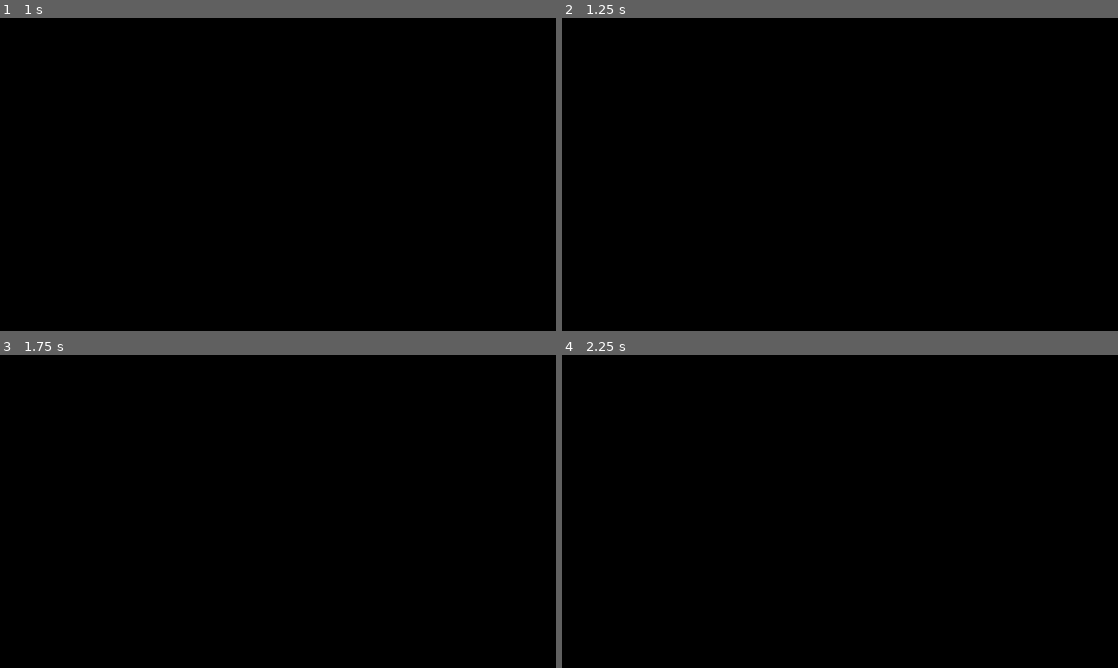
Above: before the commit, frames 1-4 (two rows, left to right).
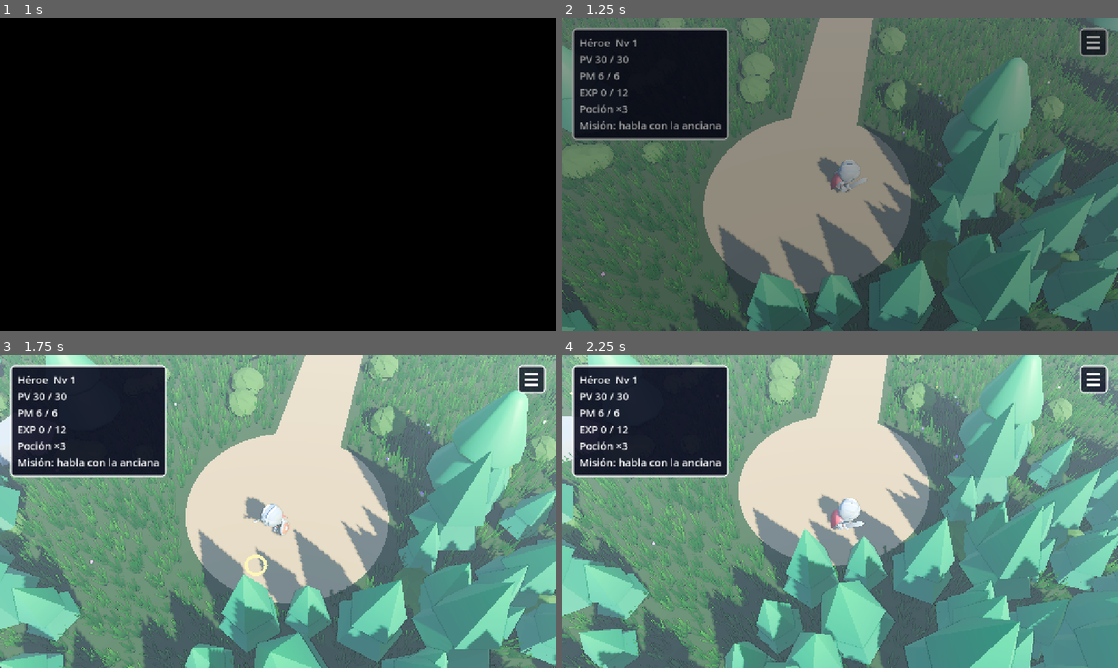
Above: after the commit, the same moments.

Repository: apergas/rpg-turnos
Game: Godot game, scene res://scenes/title/title.tscn
The game is run twice, just before and just after one commit, with the same random seed, the same clock (stepped at 60 frames per second) and the same inputs.
Inputs (mouse positions are in pixels of both pictures, inside the frame that each line leads up to):
- Up to frame 1 (1 s): tap Enter (ui_accept) at 0.5, 0.77 s; move the mouse to (400, 158) at 0.52 s; hold D from 0.53 s (still down); tap Keypad Enter at 0.6 s; click (400, 158) at 0.67 s
- Up to frame 2 (1.25 s): keep holding D; tap Enter (ui_accept) at 1.07 s
- Up to frame 3 (1.75 s): release D at 1.25 s; drag from (166, 527) to (250, 574) at 1.27 s
- Up to frame 4 (2.25 s): move the mouse to (895, 442) at 2.02 s; hold D from 2.03 s (still down); tap E at 2.1 s

Frame 1 is identical in both runs. In frame 2, 100% of the frame differs, in the area x 0-100%, y 0-100%; in frame 3, 100%; in frame 4, 100%.
Error before the commit: Parse Error: Invalid argument for "setup()" function: argument 2 should be "Array[Combatant]" but is "Combatant". (res://scripts/game/game.gd:118)

Commit message:
Use encounter formations, gold and every item on the map

Diff:
--- a/scripts/game/game.gd
+++ b/scripts/game/game.gd
@@ -1,9 +1,11 @@
 class_name Game extends Node
 ## One play session, created by TitleScreen (setup() before add_child). Owns the
 ## GameState and the world map, and puts a battle on top of the map when an encounter
-## starts. The map is never freed, so the hero's position, the camera and the encounter
-## grace survive the battle. A defeat heals the hero and sends them back to the spawn
-## point; EXP is kept. Talking to the old woman heals, moves the quest on and, once the
+## starts (the enemies come from EncounterTable, or the Rey Slime). The map is never
+## freed, so the hero's position, the camera and the encounter grace survive the battle.
+## A victory adds the gold and counts every enemy defeated for the quest; fleeing just
+## goes back to the map; a defeat heals the hero and sends them back to the spawn point,
+## EXP and gold kept. Talking to the old woman heals, moves the quest on and, once the
 ## slimes are reported, brings out the Rey Slime. Picks the music (map, village,
 ## battle, boss), autosaves after talking and after every won battle, and opens the
 ## pause menu. Emits quit_to_title when the player goes back to the title.
@@ -20,8 +22,9 @@
 signal quit_to_title
 
 const HERO_DATA := preload("res://data/hero.tres")
-const SLIME_DATA := preload("res://data/slime.tres")
 const BOSS_DATA := preload("res://data/rey_slime.tres")
+## The map is zone 1 of EncounterTable (the meadow).
+const ZONE := 1
 const BATTLE_SCENE := preload("res://scenes/battle/battle_scene.tscn")
 const WORLD_SCENE := preload("res://scenes/world/world.tscn")
 const FADE_TIME := 0.3
@@ -30,6 +33,9 @@
 const SAVED_NOTICE := "Partida guardada."
 const LOAD_FAILED_NOTICE := "No se pudo cargar la partida. Empiezas de nuevo."
 const MENU_TOUR_DELAY := 1.0
+## On autoplay the Rey Slime only comes out from this level on, so the run first fights
+## around the meadow (at lower levels it would lose to the boss over and over).
+const AUTOPLAY_BOSS_LEVEL := 5
 
 var state: GameState
 ## Seconds played, saved with the game; stops while paused.
@@ -47,6 +53,7 @@
 var _autoplay_save := false
 var _autoplay_menu := false
 var _last_quest_text := ""
+var _rng := RandomNumberGenerator.new()
 
 
 ## audio and options come from the title screen; save is the Dictionary read by
@@ -62,6 +69,7 @@
 	_autoplay = args.has("--autoplay")
 	_autoplay_save = _autoplay and args.has("--autoplay-save")
 	_autoplay_menu = _autoplay and args.has("--autoplay-menu")
+	_rng.randomize()
 	if _options == null:
 		_options = GameOptions.new()
 	if _audio == null:
@@ -86,7 +94,7 @@
 					info.play_time)))
 		else:
 			load_failed = true
-	_world.set_boss_present(state.quest.boss_available())
+	_update_boss()
 	_refresh_status()
 	_build_fade()
 	_build_pause()
@@ -110,31 +118,35 @@
 	if _busy:
 		return
 	_set_busy(true)
-	var enemy_data: Combatant = BOSS_DATA if boss else SLIME_DATA
+	var enemies: Array[Combatant] = [BOSS_DATA]
+	if not boss:
+		enemies = EncounterTable.pick(ZONE, _world.player_position(), _rng)
 	await _fade_to(1.0)
 	_world.set_active(false)
 	_audio.play_music(MusicLibrary.BOSS if boss else MusicLibrary.BATTLE)
 	var battle: BattleScene = BATTLE_SCENE.instantiate()
-	battle.setup(state.hero, enemy_data, state.inventory)
+	battle.setup(state.hero, enemies, state.inventory)
 	battle.set_audio(_audio)
 	battle.char_time = _options.char_time()
 	add_child(battle)
 	await _fade_to(0.0)
-	var won: bool = await battle.finished
+	var outcome: int = await battle.finished
+	var won := outcome == BattleEngine.State.WON
 	await _fade_to(1.0)
-	battle.queue_free()
 	if won:
-		state.quest.on_victory(enemy_data.id)
-		if boss:
-			_world.set_boss_present(false)
-	else:
+		state.gold += battle.engine.gold_won
+		for enemy in battle.engine.enemies:
+			state.quest.on_victory(enemy.id)
+	elif outcome == BattleEngine.State.LOST:
 		state.heal_full()
 		_world.respawn()
+	battle.queue_free()
+	_update_boss()
 	_refresh_status()
 	_world.set_active(true)
 	_play_map_music()
 	await _fade_to(0.0)
-	if not won:
+	if outcome == BattleEngine.State.LOST:
 		_world.show_notice("Has vuelto al inicio.")
 	elif boss:
 		_world.show_notice(SAFE_NOTICE)
@@ -161,7 +173,7 @@
 		state.inventory.add(Inventory.POTION, result.potions)
 	_refresh_status()
 	await _world.show_dialogue(Quest.NPC_NAME, lines)
-	_world.set_boss_present(state.quest.boss_available())
+	_update_boss()
 	_autosave(true)
 	_set_busy(false)
 
@@ -193,6 +205,13 @@
 	_pause.hide()
 	_pause.set_process_unhandled_input(false)
 	quit_to_title.emit()
+
+
+## The Rey Slime is on the map while the quest asks for it (on autoplay, only from
+## AUTOPLAY_BOSS_LEVEL on).
+func _update_boss() -> void:
+	var strong_enough := not _autoplay or state.hero.level >= AUTOPLAY_BOSS_LEVEL
+	_world.set_boss_present(state.quest.boss_available() and strong_enough)
 
 
 ## Map music, or the village one inside the clearing.
--- a/scripts/game/quest.gd
+++ b/scripts/game/quest.gd
@@ -14,7 +14,8 @@
 var kills := 0
 
 
-## Counts a won battle against the enemy with this data id.
+## Counts one enemy with this data id defeated in a won battle (Game calls it for every
+## enemy of the battle).
 func on_victory(enemy_id: String) -> void:
 	if stage == Stage.HUNT and enemy_id == TARGET_ID:
 		kills += 1
--- a/scripts/ui/pause_menu.gd
+++ b/scripts/ui/pause_menu.gd
@@ -2,13 +2,13 @@
 ## Pause menu of the world map. Esc or P, or the ☰ button in the top right corner
 ## (mouse and touch), open it while `available`; it pauses the tree until it closes.
 ## Pages: main list (Estado, Objetos, Guardar, Opciones, Volver al título, Cerrar),
-## Estado (hero stats), Objetos (the potion can be drunk here), Opciones
+## Estado (hero stats, gold, spells), Objetos (items usable outside battle), Opciones
 ## (OptionsPanel) and a confirmation before going back to the title. Esc goes back one
 ## page. Keeps running while paused. Call setup() before adding it to the tree.
 
 signal save_requested
 signal title_requested
-## The hero or the inventory changed (a potion was drunk), so the map can refresh.
+## The hero or the inventory changed (an item was used), so the map can refresh.
 signal state_changed
 
 const FONT_SIZE := 24
@@ -177,7 +177,7 @@
 		"%s  Nivel %d" % [hero.display_name, hero.level],
 		"PV %d / %d" % [hero.hp, hero.max_hp],
 		"PM %d / %d" % [hero.mp, hero.max_mp],
-		"ATK %d   DEF %d   VEL %d" % [hero.attack, hero.defense, hero.speed],
+		"ATK %d   DEF %d   VEL %d" % [hero.total_attack(), hero.total_defense(), hero.speed],
 		"EXP %d" % hero.experience,
 	])
 	var next := Leveling.exp_for_next(hero.level)
@@ -185,42 +185,52 @@
 		lines.append("Nivel máximo")
 	else:
 		lines.append("Siguiente nivel: faltan %d EXP" % (next - hero.experience))
+	lines.append("Oro %d G" % _state.gold)
+	var spells := PackedStringArray()
+	for skill in hero.skills:
+		spells.append(skill.display_name)
+	lines.append("Hechizos: %s" % ", ".join(spells))
 	return "\n".join(lines)
 
 
-## One row per item carried: name, count and "Usar" (disabled at full HP).
+## One row per item carried: name, count and "Usar" (disabled, with the reason, when it
+## can't be used now).
 func _fill_items() -> void:
 	# Removed at once (the pressed "Usar" may be one of them) and freed at the end of the frame.
 	for child in _items_box.get_children():
 		_items_box.remove_child(child)
 		child.queue_free()
-	var items := _state.inventory.to_dict()
+	var inventory := _state.inventory
 	var any := false
-	for id: String in items:
-		if items[id] <= 0:
+	for id in Inventory.IDS:
+		if inventory.count(id) <= 0:
 			continue
 		any = true
 		var row := HBoxContainer.new()
 		row.add_theme_constant_override("separation", 16)
 		_items_box.add_child(row)
-		var label := _label("%s ×%d" % [Inventory.display_name(id), items[id]], Color.WHITE)
+		var label := _label("%s ×%d" % [Inventory.display_name(id), inventory.count(id)],
+			Color.WHITE)
 		label.custom_minimum_size = Vector2(220, 0)
 		row.add_child(label)
 		var use := _button("Usar")
-		use.disabled = _state.hero.hp >= _state.hero.max_hp
-		use.pressed.connect(_on_use_potion)
+		var why := inventory.problem(id, _state.hero, false)
+		use.disabled = why != ""
+		use.pressed.connect(_on_use_item.bind(id))
 		row.add_child(use)
+		if why != "":
+			row.add_child(_label(why, Color(0.6, 0.6, 0.65)))
 	if not any:
 		_items_box.add_child(_label("No llevas objetos.", Color.WHITE))
 
 
-func _on_use_potion() -> void:
-	var healed := _state.use_potion()
-	if healed <= 0:
+func _on_use_item(id: String) -> void:
+	var result := _state.use_item(id)
+	if not result.used:
 		return
 	_sfx(SfxLibrary.HEAL)
 	_fill_items()
-	_items_message.text = "Recuperas %d PV." % healed
+	_items_message.text = ("Recuperas %d PM." if result.effect == "mp" else "Recuperas %d PV.") 		% result.amount
 	state_changed.emit()
 	_quiet_focus = true
 	var first := _first_button(_pages["items"])
